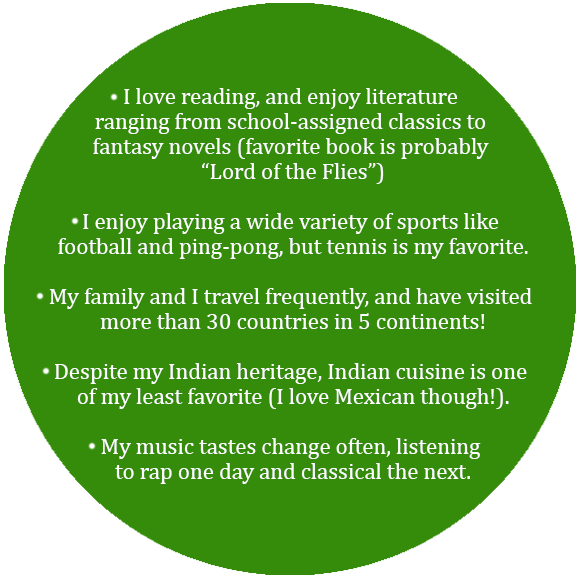
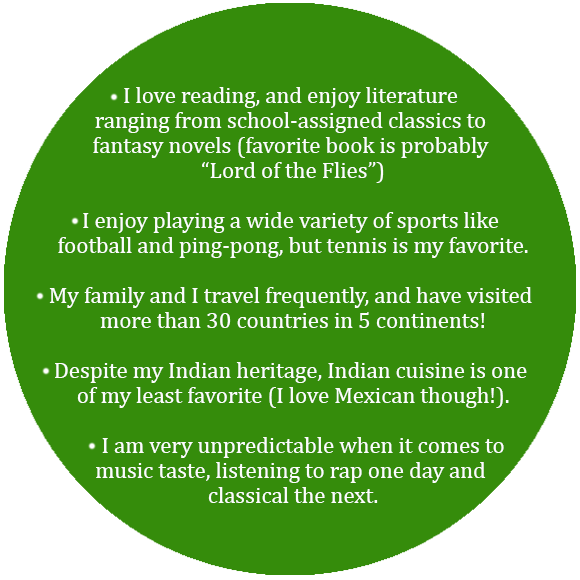
Comparing the layer stacks of the two 580 × 580 images. Changes:
painted on "I love reading, and enjoy literature ranging from school-assig" over [49, 87, 532, 503]
